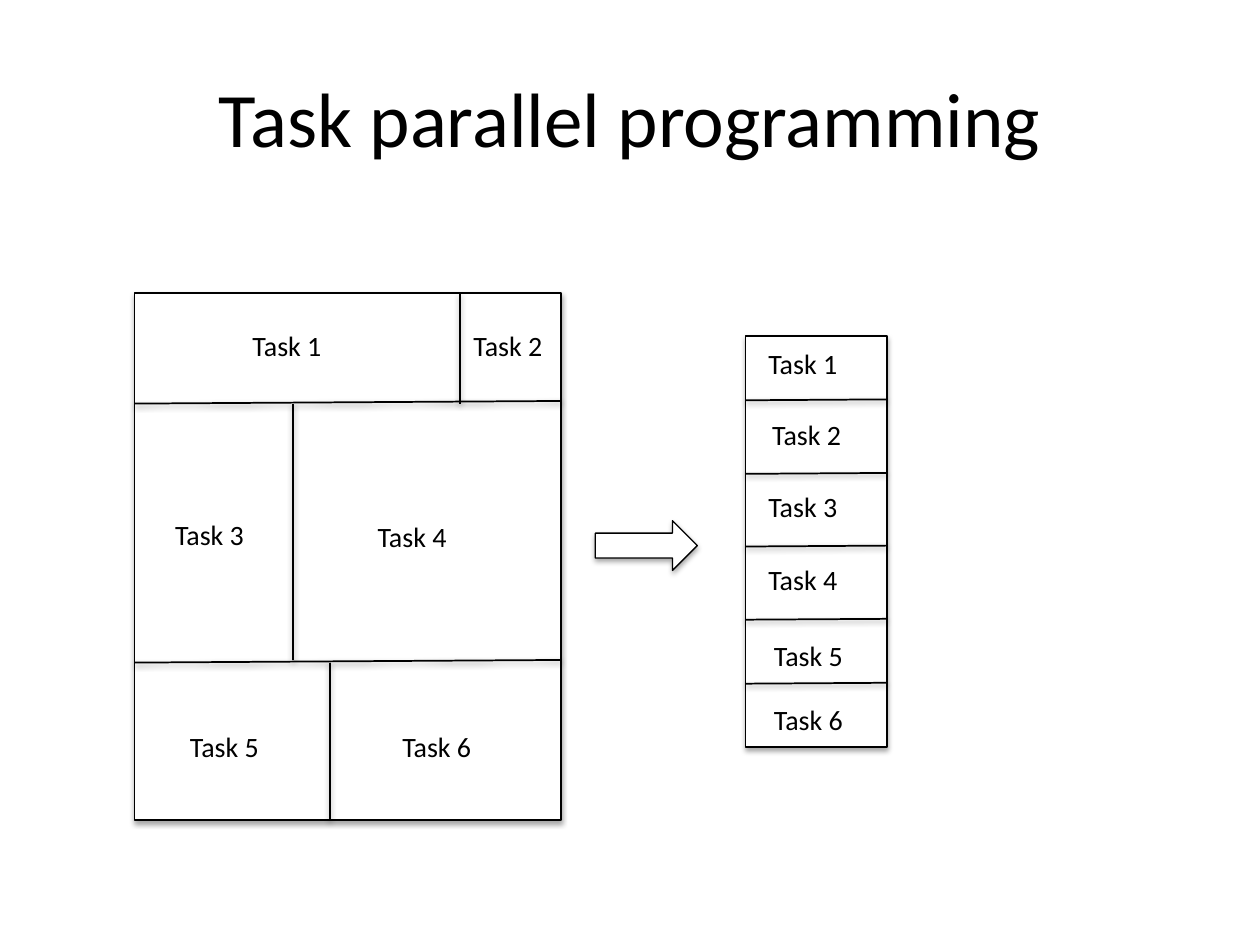
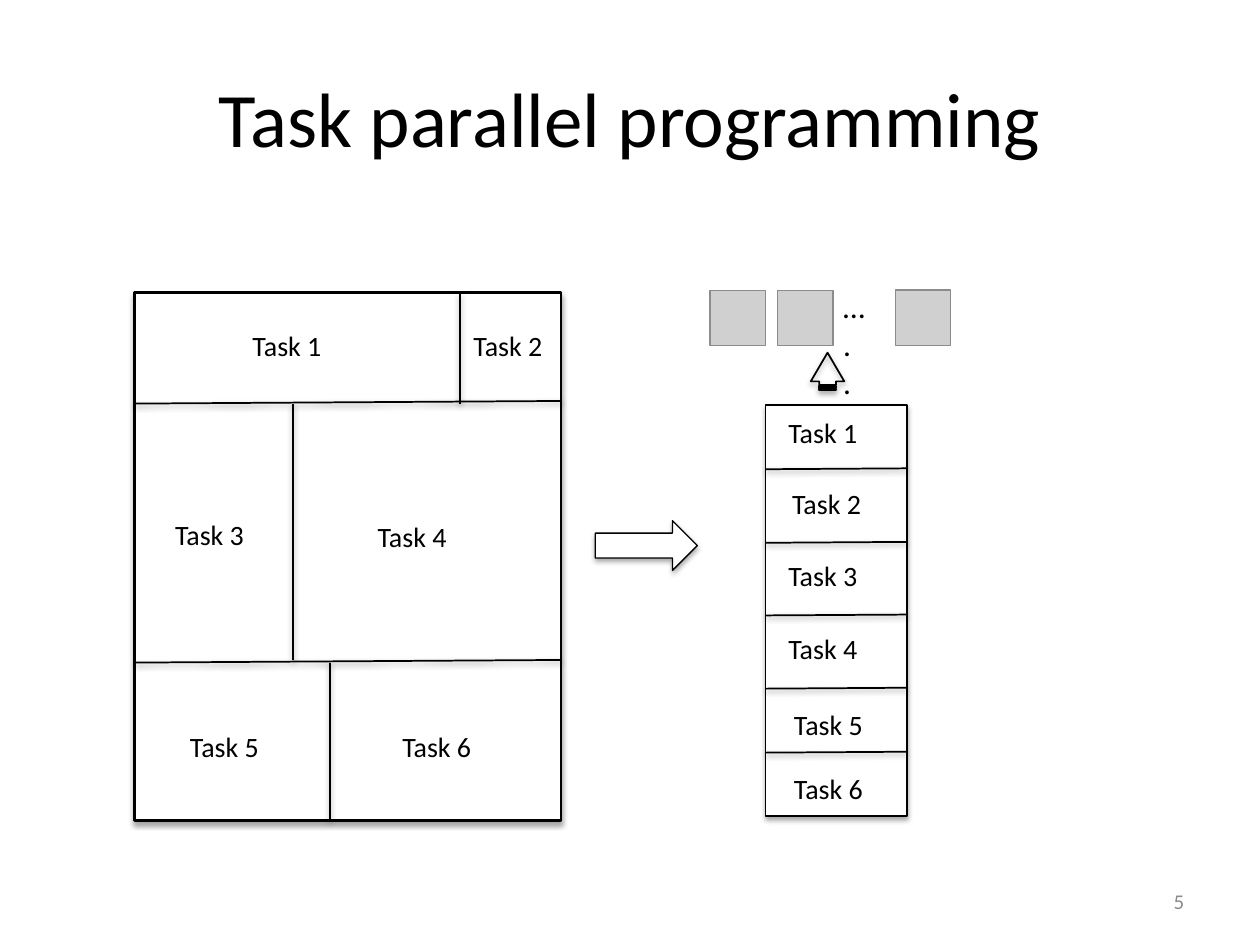
Before and after one commit to ericmercer/nakade-radha, a slide deck: slide 6 of proposal/ppt/thesis-proposal.pptx (slide 7 before the commit). Drawn at 1260x945 pixels with LibreOffice and Linux fonts; fonts in the diff are those of the drawing; grey boxes stand for pictures. Boxes give left, top, right and bottom in pixels: in the first picture for what was removed or moved away, otherwise in the second. Text is boxed around its words. In the diff, an @@ line names an element or a change of style, - is before the commit and + after.

```diff
--- a/proposal/ppt/thesis-proposal.pptx
+++ b/proposal/ppt/thesis-proposal.pptx
@@ picture added at (709,291,765,346) @@
@@ picture added at (777,291,833,346) @@
@@ text added at (833,281,856,331), 18 pt, text #000000 @@
+…..
@@ picture added at (896,290,951,345) @@
@@ striped right arrow added at (811,352,845,390), outline #000000 1 pt @@
@@ 6 texts, 5 lines, 1 rectangle: place and size @@
-6 texts, 5 lines, 1 rectangle at (746,336,887,747)
+6 texts, 5 lines, 1 rectangle at (766,404,907,815)
@@ page number added at (1174,895,1185,909), 12 pt, text #8C8C8C @@
+5
```
Also in this commit, not shown: 18 other slides changed, 13 slides added, 3 slides removed.
